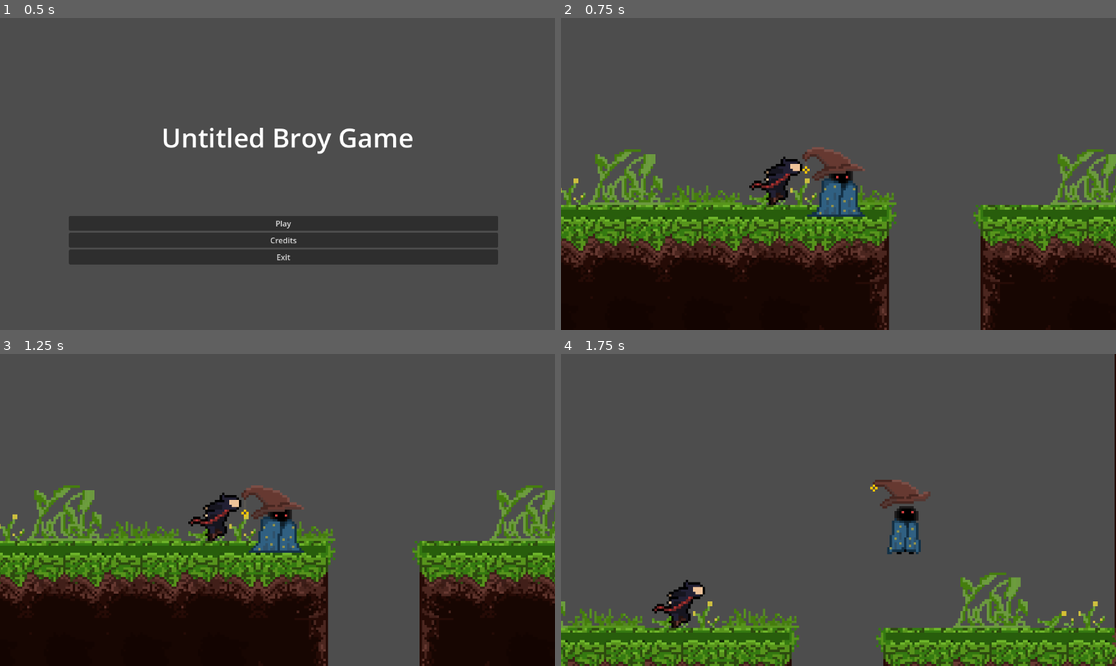
Above: before the commit, frames 1-4 (two rows, left to right).
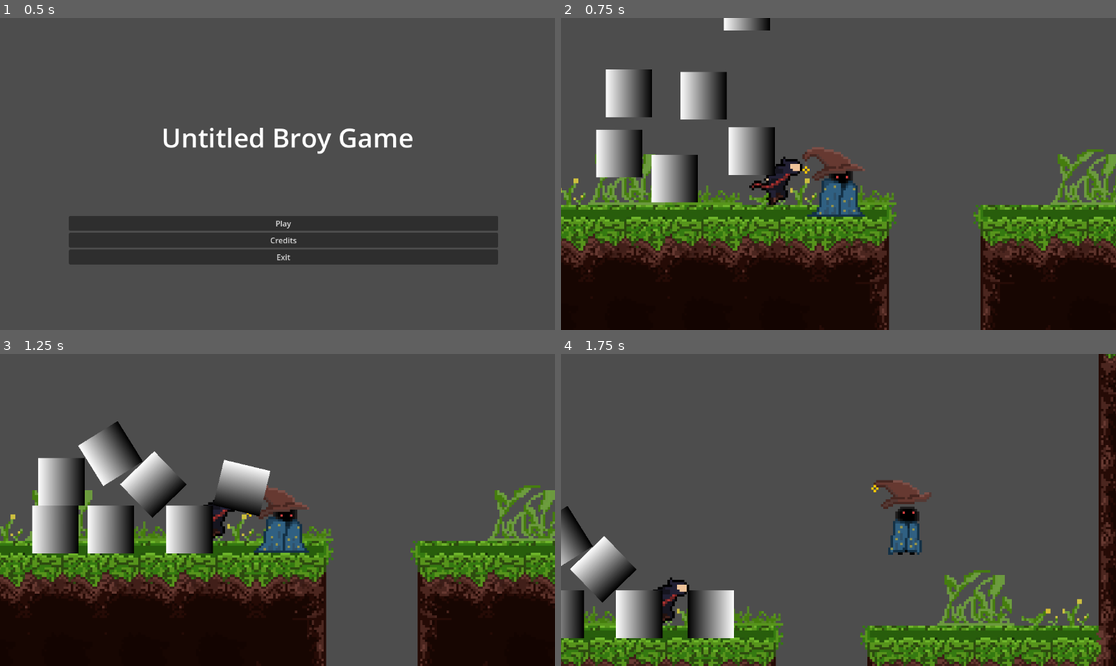
Above: after the commit, the same moments.

Repository: MRobinson12/BroyGames
Game: Godot game, scene res://Scenes/main_menu.tscn
The game is run twice, just before and just after one commit, with the same random seed, the same clock (stepped at 60 frames per second) and the same inputs.
Inputs (mouse positions are in pixels of both pictures, inside the frame that each line leads up to):
- Up to frame 1 (0.5 s): no input
- Up to frame 2 (0.75 s): click "Play" at 0.5 s
- Up to frame 3 (1.25 s): no input
- Up to frame 4 (1.75 s): tap Enter (ui_accept) at 1.25, 1.52 s; move the mouse to (960, 494) at 1.27 s; press the mouse at (960, 494) at 1.28 s; hold D (ui_right) from 1.28 s (still down)

Frame 1 is identical in both runs. In frame 2, 5.6% of the frame differs, in the area x 6-39%, y 0-60%; in frame 3, 16%; in frame 4, 17%, in the area x 0-100%, y 0-100%.

Commit message:
Implement basic telekinesis ability
Implement a basic telekinesis ability, allowing the player to lift up objects and move them around with their mouse.

Diff:
--- a/Scenes/test_scene.tscn
+++ b/Scenes/test_scene.tscn
@@ -7,6 +7,7 @@
 [ext_resource type="AudioStream" uid="uid://c5bwope4aasx8" path="res://Audio/running.mp3" id="5_pg3kl"]
 [ext_resource type="Texture2D" uid="uid://c5jwpwlkhstmg" path="res://Assets/TestMap.png" id="5_renpk"]
 [ext_resource type="AudioStream" uid="uid://tccf1c55tyt" path="res://Audio/whoosh.mp3" id="6_583rk"]
+[ext_resource type="PackedScene" uid="uid://d0pti8btoojyf" path="res://Scenes/wooden_crate.tscn" id="8_81d5o"]
 
 [sub_resource type="AtlasTexture" id="AtlasTexture_u0n4l"]
 atlas = ExtResource("2_wlkjn")
@@ -107,6 +108,9 @@
 [sub_resource type="RectangleShape2D" id="RectangleShape2D_uir67"]
 size = Vector2(15, 26)
 
+[sub_resource type="RectangleShape2D" id="RectangleShape2D_m432s"]
+size = Vector2(30, 41)
+
 [sub_resource type="RectangleShape2D" id="RectangleShape2D_kxkcm"]
 size = Vector2(1907, 59)
 
@@ -122,6 +126,8 @@
 
 [node name="Player" type="CharacterBody2D" parent="."]
 position = Vector2(0, -4)
+collision_layer = 2
+collision_mask = 5
 script = ExtResource("1_1o3sh")
 
 [node name="AnimatedSprite2D" type="AnimatedSprite2D" parent="Player"]
@@ -150,6 +156,13 @@
 [node name="Marker2D" type="Marker2D" parent="Player"]
 position = Vector2(3, 5)
 
+[node name="ObjectDetector" type="Area2D" parent="Player"]
+
+[node name="CollisionShape2D" type="CollisionShape2D" parent="Player/ObjectDetector"]
+position = Vector2(0, 3.5)
+shape = SubResource("RectangleShape2D_m432s")
+debug_color = Color(0.999109, 0, 0.123329, 0.42)
+
 [node name="Temporary Ground" type="Sprite2D" parent="."]
 z_index = -2
 texture_filter = 1
@@ -161,3 +174,25 @@
 [node name="CollisionShape2D" type="CollisionShape2D" parent="Temporary Ground/StaticBody2D"]
 position = Vector2(-19.5, 450.5)
 shape = SubResource("RectangleShape2D_kxkcm")
+
+[node name="WoodenCrate" parent="." instance=ExtResource("8_81d5o")]
+position = Vector2(-68, -14)
+linear_damp = 2.04
+
+[node name="WoodenCrate2" parent="." instance=ExtResource("8_81d5o")]
+position = Vector2(-87, -50)
+
+[node name="WoodenCrate3" parent="." instance=ExtResource("8_81d5o")]
+position = Vector2(-56, -49)
+
+[node name="WoodenCrate4" parent="." instance=ExtResource("8_81d5o")]
+position = Vector2(-91, -25)
+
+[node name="WoodenCrate5" parent="." instance=ExtResource("8_81d5o")]
+position = Vector2(-36, -26)
+
+[node name="WoodenCrate6" parent="." instance=ExtResource("8_81d5o")]
+position = Vector2(-70, -93)
+
+[node name="WoodenCrate7" parent="." instance=ExtResource("8_81d5o")]
+position = Vector2(-38, -86)
--- /dev/null
+++ b/Scenes/wooden_crate.tscn
@@ -0,0 +1,22 @@
+[gd_scene load_steps=4 format=3 uid="uid://d0pti8btoojyf"]
+
+[sub_resource type="RectangleShape2D" id="RectangleShape2D_kmg5c"]
+
+[sub_resource type="Gradient" id="Gradient_1uycv"]
+
+[sub_resource type="GradientTexture1D" id="GradientTexture1D_mfi64"]
+gradient = SubResource("Gradient_1uycv")
+
+[node name="WoodenCrate" type="RigidBody2D"]
+collision_layer = 12
+collision_mask = 15
+linear_damp = 1.0
+
+[node name="CollisionShape2D" type="CollisionShape2D" parent="."]
+z_index = 1
+shape = SubResource("RectangleShape2D_kmg5c")
+
+[node name="Sprite2D" type="Sprite2D" parent="."]
+rotation = 3.14159
+scale = Vector2(0.0755298, -19.76)
+texture = SubResource("GradientTexture1D_mfi64")
--- a/Scripts/player.gd
+++ b/Scripts/player.gd
@@ -7,6 +7,8 @@
 
 # Get the gravity from the project settings to be synced with RigidBody nodes.
 var gravity = ProjectSettings.get_setting("physics/2d/default_gravity")
+var selected_object: RigidBody2D = null
+@onready var player = get_node("/root/TestScene/Player")
 
 enum State {
 	IDLE,
@@ -24,6 +26,9 @@
 	$AnimatedSprite2D.animation_finished.connect(_on_landing_animation_finished)
 
 func _physics_process(delta):
+	var mouse_position = get_global_mouse_position()
+	if Input.is_action_pressed("ui_leftclick"):
+		_lift_object(mouse_position)
 	if current_state != State.JUMP:
 		if Input.is_action_pressed("ui_right") and is_on_floor():
 			_handle_run(delta, false)
@@ -105,3 +110,38 @@
 			current_state = State.RUN
 		else:
 			current_state = State.IDLE
+
+func _lift_object(mouse_position: Vector2):
+	var space_state = get_world_2d().direct_space_state
+	var query = PhysicsPointQueryParameters2D.new()
+	query.position = mouse_position
+	var result = space_state.intersect_point(query)
+
+	if result.size() > 0:
+		var selected = result[0]
+		if selected.collider is RigidBody2D:
+			selected_object = selected.collider
+	if selected_object:
+		selected_object.set_collision_mask_value(2, false)
+		selected_object.set_collision_mask_value(3, false)
+		selected_object.set_collision_layer_value(3, false)
+		_move_object(mouse_position, selected_object)
+
+func _move_object(mouse_position: Vector2, selected_object: RigidBody2D):
+	var object_position = selected_object.position
+	var direction = mouse_position - object_position
+	var distance = direction.length()
+	direction = direction.normalized()
+	var max_force_magnitude = 700.0
+	var min_force_magnitude = 50.0
+	var decrease_distance = 20.0
+	var force_magnitude = max(min_force_magnitude, max_force_magnitude * (distance / decrease_distance))
+	selected_object.apply_force(direction * force_magnitude)
+
+func _unhandled_input(event):
+	if event is InputEventMouseButton and event.button_index == MOUSE_BUTTON_LEFT and not event.pressed:
+		if selected_object:
+			selected_object.set_collision_mask_value(2, true)
+			selected_object.set_collision_mask_value(3, true)
+			selected_object.set_collision_layer_value(3, true)
+		selected_object = null
--- a/project.godot
+++ b/project.godot
@@ -45,6 +45,18 @@
 , Object(InputEventJoypadMotion,"resource_local_to_scene":false,"resource_name":"","device":0,"axis":1,"axis_value":1.0,"script":null)
 ]
 }
+ui_leftclick={
+"deadzone": 0.5,
+"events": [Object(InputEventMouseButton,"resource_local_to_scene":false,"resource_name":"","device":-1,"window_id":0,"alt_pressed":false,"shift_pressed":false,"ctrl_pressed":false,"meta_pressed":false,"button_mask":1,"position":Vector2(116, 11),"global_position":Vector2(125, 57),"factor":1.0,"button_index":1,"canceled":false,"pressed":true,"double_click":false,"script":null)
+]
+}
+
+[layer_names]
+
+2d_physics/layer_1="Walls"
+2d_physics/layer_2="Player"
+2d_physics/layer_3="Objects"
+2d_physics/layer_4="Lifted Objects"
 
 [rendering]
 
Not shown: 1 places in Scenes/test_scene.tscn that only renumber resources
